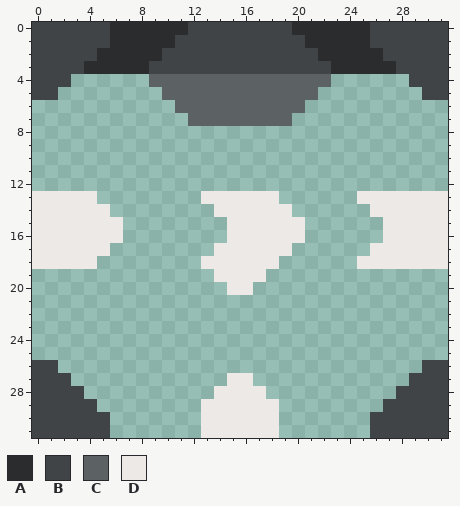
Pixel-art sprite -- sprites/blocks/Asterion/distribution/ducts/whitorite-duct-top-2.png. The picture above is the old version.
The file is 32x32 pixels.
Palette (. is transparent): A #2b2c2e  B #404447  C #5c6164  D #ece9e7
Pixels before, first column x 0:
 0 BBBBBBAAAAAABBBBBBBBAAAAAABBBBBB
 1 BBBBBBAAAAABBBBBBBBBBAAAAABBBBBB
 2 BBBBBAAAAABBBBBBBBBBBBAAAAABBBBB
 3 BBBBAAAAABBBBBBBBBBBBBBAAAAABBBB
 4 BBB......CCCCCCCCCCCCCC......BBB
 5 BB........CCCCCCCCCCCC........BB
 6 ...........CCCCCCCCCC...........
 7 ............CCCCCCCC............
 8 ................................
 9 ................................
10 ................................
11 ................................
12 ................................
13 DDDDD........DDDDDD......DDDDDDD
14 DDDDDD........DDDDDD......DDDDDD
15 DDDDDDD........DDDDDD......DDDDD
16 DDDDDDD........DDDDDD......DDDDD
17 DDDDDD........DDDDDD......DDDDDD
18 DDDDD........DDDDDD......DDDDDDD
19 ..............DDDD..............
20 ...............DD...............
21 ................................
22 ................................
23 ................................
24 ................................
25 ................................
26 BB............................BB
27 BBB............DD............BBB
28 BBBB..........DDDD..........BBBB
29 BBBBB........DDDDDD........BBBBB
30 BBBBBB.......DDDDDD.......BBBBBB
31 BBBBBB.......DDDDDD.......BBBBBB
The same view after the edit:
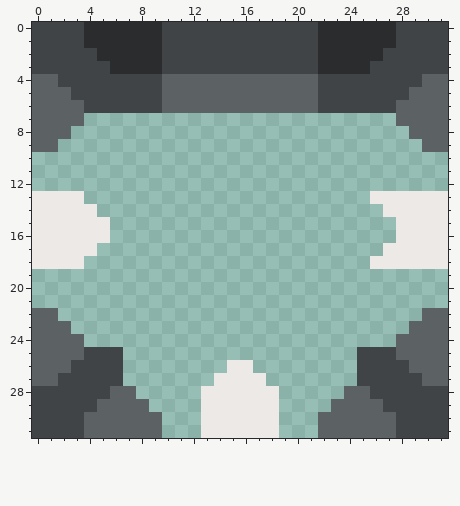
Log entry: Resprited Whiteorite Duct
From old to new:
y 0: x 4..5 BB -> AA; x 10..11 AA -> BB; x 20..21 AA -> BB; x 26..27 BB -> AA
y 1: x 4..5 BB -> AA; x 10 A -> B; x 21 A -> B; x 26..27 BB -> AA
y 3: x 4..5 AA -> BB; x 9 B -> A; x 22 B -> A; x 26..27 AA -> BB
y 4: x 0..1 BB -> CC; x 3..9 ......C -> BBBBBBB; x 22..28 C...... -> BBBBBBB; x 30..31 BB -> CC
y 5: x 0..9 BB........ -> CCCBBBBBBB; x 22..31 ........BB -> BBBBBBBCCC
y 6: x 0..10 ........... -> CCCCBBBBBBC; x 21..31 ........... -> CBBBBBBCCCC
y 7: x 0..3 .... -> CCCC; x 12..19 CCCCCCCC -> ........; x 28..31 .... -> CCCC
y 8: x 0..2 ... -> CCC; x 29..31 ... -> CCC
y 9: x 0..1 .. -> CC; x 30..31 .. -> CC
y 13: x 4 D -> .; x 13..18 DDDDDD -> ......; x 25 D -> .
y 14: x 5 D -> .; x 14..19 DDDDDD -> ......; x 26 D -> .
y 15..16: x 6 D -> .; x 15..20 DDDDDD -> ......; x 27 D -> .
y 17: x 5 D -> .; x 14..19 DDDDDD -> ......; x 26 D -> .
y 18: x 4 D -> .; x 13..18 DDDDDD -> ......; x 25 D -> .
y 19: x 14..17 DDDD -> ....
y 20: x 15..16 DD -> ..
y 22: x 0..1 .. -> CC; x 30..31 .. -> CC
y 23: x 0..2 ... -> CCC; x 29..31 ... -> CCC
y 24: x 0..3 .... -> CCCC; x 28..31 .... -> CCCC
y 25: x 0..6 ....... -> CCCCBBB; x 25..31 ....... -> BBBCCCC
y 26: x 0..6 BB..... -> CCCBBBB; x 15..16 .. -> DD; x 25..31 .....BB -> BBBBCCC
y 27: x 0..1 BB -> CC; x 3..6 .... -> BBBB; x 14 . -> D; x 17 . -> D; x 25..28 .... -> BBBB; x 30..31 BB -> CC
y 28: x 4..7 .... -> BBCC; x 13 . -> D; x 18 . -> D; x 24..27 .... -> CCBB
y 29: x 5..8 .... -> CCCC; x 23..26 .... -> CCCC
y 30..31: x 4..9 BB.... -> CCCCCC; x 22..27 ....BB -> CCCCCC
Changed places in both pictures, as pixel boxes (x1, y1, x2, y2):
changed: (32, 22, 448, 438)
